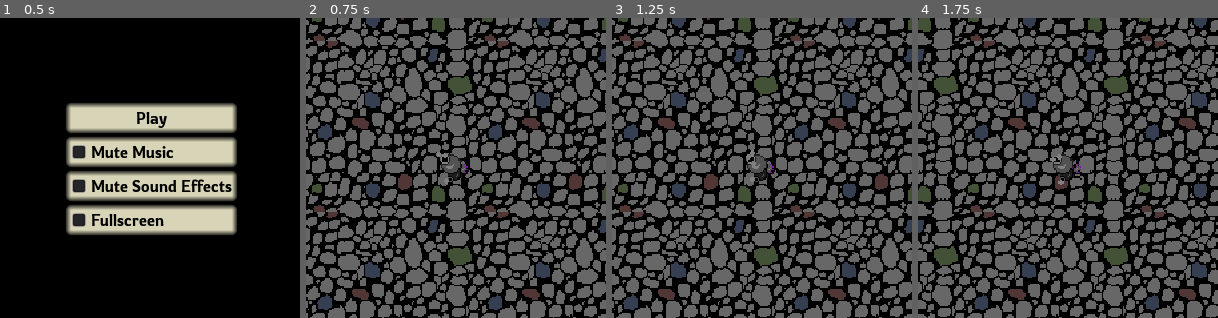
Above: before the commit, frames 1-4 (left to right).
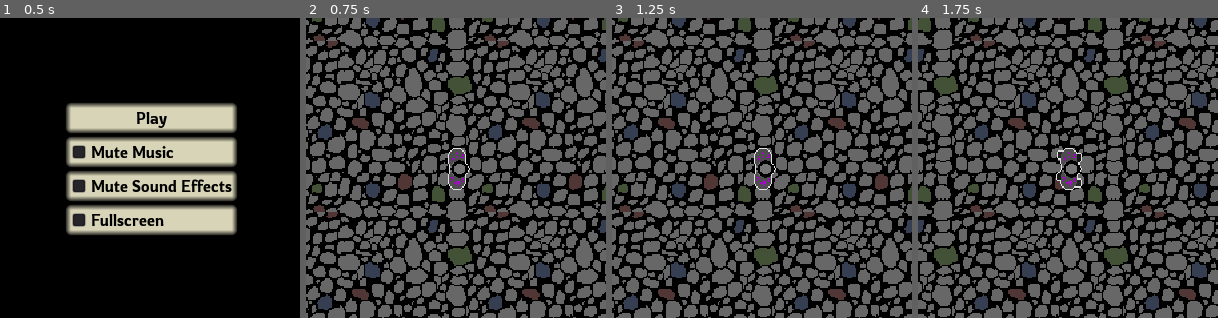
Above: after the commit, the same moments.

Repository: the-alex-g/LD52
Game: Godot game, scene res://Menu/MainMenu.tscn
Two runs of this game, one before a commit and one after it. Both use one fixed random seed, a clock stepped at 60 frames per second and the inputs below.
Inputs (mouse positions are % of the whole screen's width and height, from its top left):
- Up to frame 1 (0.5 s): no input
- Up to frame 2 (0.75 s): click "Play" at 0.5 s
- Up to frame 3 (1.25 s): no input
- Up to frame 4 (1.75 s): move the mouse to (72, 45) at 1.27 s; hold D (right) from 1.28 s (still down); hold Space (shoot) from 1.28 s (still down)
The pictures show only the part of the screen within x 25-75%, y 25-75%; the shares and areas given below are measured in that part.

Frame 1 is identical in both runs. In frame 2, 0.8% of the frame differs, in the area x 43-55%, y 43-58%; in frame 3, 0.8%; in frame 4, 0.9%, in the area x 44-55%, y 43-58%.

Commit message:
Change player art

Diff:
--- a/project/AI/RootAI.gd
+++ b/project/AI/RootAI.gd
@@ -4,7 +4,7 @@
 enum ActionState {STATIONARY, ADVANCE, FLEE, WANDER}
 
 export var speed := 75.0
-export var sense_range := 500.0
+export var sense_range := 300.0
 export var attack_cooldown_time := 1.5
 export var attack_damage := 1 setget , _get_attack_damage
 export var health := 9
--- a/project/Player/Player.tscn
+++ b/project/Player/Player.tscn
@@ -1,62 +1,57 @@
-[gd_scene load_steps=18 format=2]
+[gd_scene load_steps=16 format=2]
 
 [ext_resource path="res://Player/Player.gd" type="Script" id=1]
-[ext_resource path="res://Player/PlayerIdle.png" type="Texture" id=2]
-[ext_resource path="res://Player/PlayerRun.png" type="Texture" id=3]
+[ext_resource path="res://Player/Cultist.png" type="Texture" id=2]
 [ext_resource path="res://Sound/VariableStreamPlayer.tscn" type="PackedScene" id=4]
 [ext_resource path="res://Sound/SFX/PlayerHit.wav" type="AudioStream" id=5]
 
 [sub_resource type="CircleShape2D" id=1]
 radius = 16.0
 
-[sub_resource type="AtlasTexture" id=2]
+[sub_resource type="AtlasTexture" id=9]
 atlas = ExtResource( 2 )
 region = Rect2( 0, 0, 32, 32 )
 
-[sub_resource type="AtlasTexture" id=3]
+[sub_resource type="AtlasTexture" id=10]
+atlas = ExtResource( 2 )
+region = Rect2( 0, 0, 32, 32 )
+
+[sub_resource type="AtlasTexture" id=11]
 atlas = ExtResource( 2 )
 region = Rect2( 32, 0, 32, 32 )
 
-[sub_resource type="AtlasTexture" id=4]
+[sub_resource type="AtlasTexture" id=12]
+atlas = ExtResource( 2 )
+region = Rect2( 64, 0, 32, 32 )
+
+[sub_resource type="AtlasTexture" id=13]
 atlas = ExtResource( 2 )
 region = Rect2( 0, 32, 32, 32 )
 
-[sub_resource type="AtlasTexture" id=5]
+[sub_resource type="AtlasTexture" id=14]
 atlas = ExtResource( 2 )
 region = Rect2( 32, 32, 32, 32 )
 
-[sub_resource type="AtlasTexture" id=6]
+[sub_resource type="AtlasTexture" id=15]
+atlas = ExtResource( 2 )
+region = Rect2( 64, 32, 32, 32 )
+
+[sub_resource type="AtlasTexture" id=16]
 atlas = ExtResource( 2 )
 region = Rect2( 0, 64, 32, 32 )
 
-[sub_resource type="AtlasTexture" id=7]
+[sub_resource type="AtlasTexture" id=17]
 atlas = ExtResource( 2 )
 region = Rect2( 32, 64, 32, 32 )
 
-[sub_resource type="AtlasTexture" id=9]
-atlas = ExtResource( 3 )
-region = Rect2( 0, 0, 32, 32 )
-
-[sub_resource type="AtlasTexture" id=10]
-atlas = ExtResource( 3 )
-region = Rect2( 32, 0, 32, 32 )
-
-[sub_resource type="AtlasTexture" id=11]
-atlas = ExtResource( 3 )
-region = Rect2( 0, 32, 32, 32 )
-
-[sub_resource type="AtlasTexture" id=12]
-atlas = ExtResource( 3 )
-region = Rect2( 32, 32, 32, 32 )
-
 [sub_resource type="SpriteFrames" id=8]
 animations = [ {
-"frames": [ SubResource( 2 ), SubResource( 3 ), SubResource( 4 ), SubResource( 5 ), SubResource( 6 ), SubResource( 7 ) ],
+"frames": [ SubResource( 9 ) ],
 "loop": true,
 "name": "Idle",
 "speed": 5.0
 }, {
-"frames": [ SubResource( 9 ), SubResource( 10 ), SubResource( 11 ), SubResource( 12 ) ],
+"frames": [ SubResource( 10 ), SubResource( 11 ), SubResource( 12 ), SubResource( 13 ), SubResource( 14 ), SubResource( 15 ), SubResource( 16 ), SubResource( 17 ) ],
 "loop": true,
 "name": "Run",
 "speed": 5.0
@@ -78,7 +73,7 @@
 
 [node name="AnimatedSprite" type="AnimatedSprite" parent="."]
 frames = SubResource( 8 )
-animation = "Idle"
+animation = "Run"
 
 [node name="HitSound" parent="." instance=ExtResource( 4 )]
 stream = ExtResource( 5 )
--- a/project/World/HUD.gd
+++ b/project/World/HUD.gd
@@ -22,9 +22,9 @@
 
 func _check_for_endgame()->void:
 	if PawnHandler.dark_strength == PawnHandler.max_strength and not _game_over:
-		_resolve_endgame("You win")
+		_resolve_endgame("You win! \nYou have harvested the intelligence of all the Grey Folk!")
 	if PawnHandler.player_health <= 0 and not _game_over:
-		_resolve_endgame("Thou hast losethed")
+		_resolve_endgame("You lose! \nThe Grey Folk have chased you out of their settlement.")
 
 
 func _resolve_endgame(message:String)->void:
--- a/project/World/HUD.tscn
+++ b/project/World/HUD.tscn
@@ -31,34 +31,33 @@
 theme = ExtResource( 2 )
 
 [node name="VBoxContainer" type="VBoxContainer" parent="EndGamePanel"]
-anchor_left = 0.5
-anchor_top = 0.5
-anchor_right = 0.5
-anchor_bottom = 0.5
-margin_left = -41.5
-margin_top = -31.0
-margin_right = 41.5
-margin_bottom = 31.0
+anchor_right = 1.0
+anchor_bottom = 1.0
+margin_left = 5.0
+margin_right = -5.0
 grow_horizontal = 2
 grow_vertical = 2
 alignment = 1
 
 [node name="Label" type="Label" parent="EndGamePanel/VBoxContainer"]
-margin_right = 83.0
-margin_bottom = 14.0
+margin_top = 196.0
+margin_right = 490.0
+margin_bottom = 236.0
 custom_fonts/font = ExtResource( 3 )
 text = "You WIn"
+align = 1
+autowrap = true
 
 [node name="PlayAgain" type="Button" parent="EndGamePanel/VBoxContainer"]
-margin_top = 18.0
-margin_right = 83.0
-margin_bottom = 38.0
+margin_top = 240.0
+margin_right = 490.0
+margin_bottom = 270.0
 text = "Play Again"
 
 [node name="MainMenu" type="Button" parent="EndGamePanel/VBoxContainer"]
-margin_top = 42.0
-margin_right = 83.0
-margin_bottom = 62.0
+margin_top = 274.0
+margin_right = 490.0
+margin_bottom = 304.0
 text = "Main Menu"
 
 [node name="PlayerHealth" type="ProgressBar" parent="."]
Binary file added: project/Player/Cultist.png
Not shown, changed: project/Player/Cultist.png.import
Binary file removed: project/Player/PlayerIdle.png
Binary file removed: project/Player/PlayerRun.png
Not shown, removed: project/Player/PlayerRun.png.import
Not shown, added: raw_files/Cultist.piskel
Not shown, removed: raw_files/DarkBolt.piskel
Not shown, removed: raw_files/LightBolt.piskel
